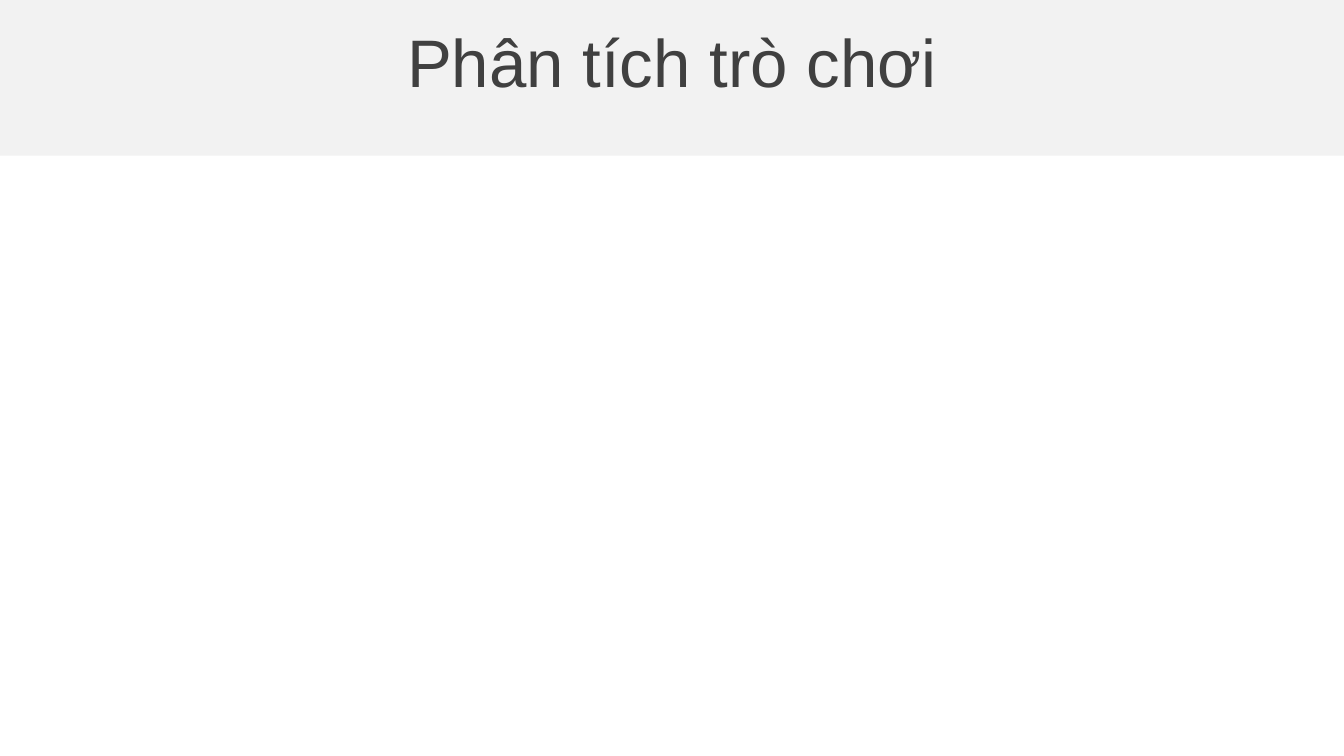
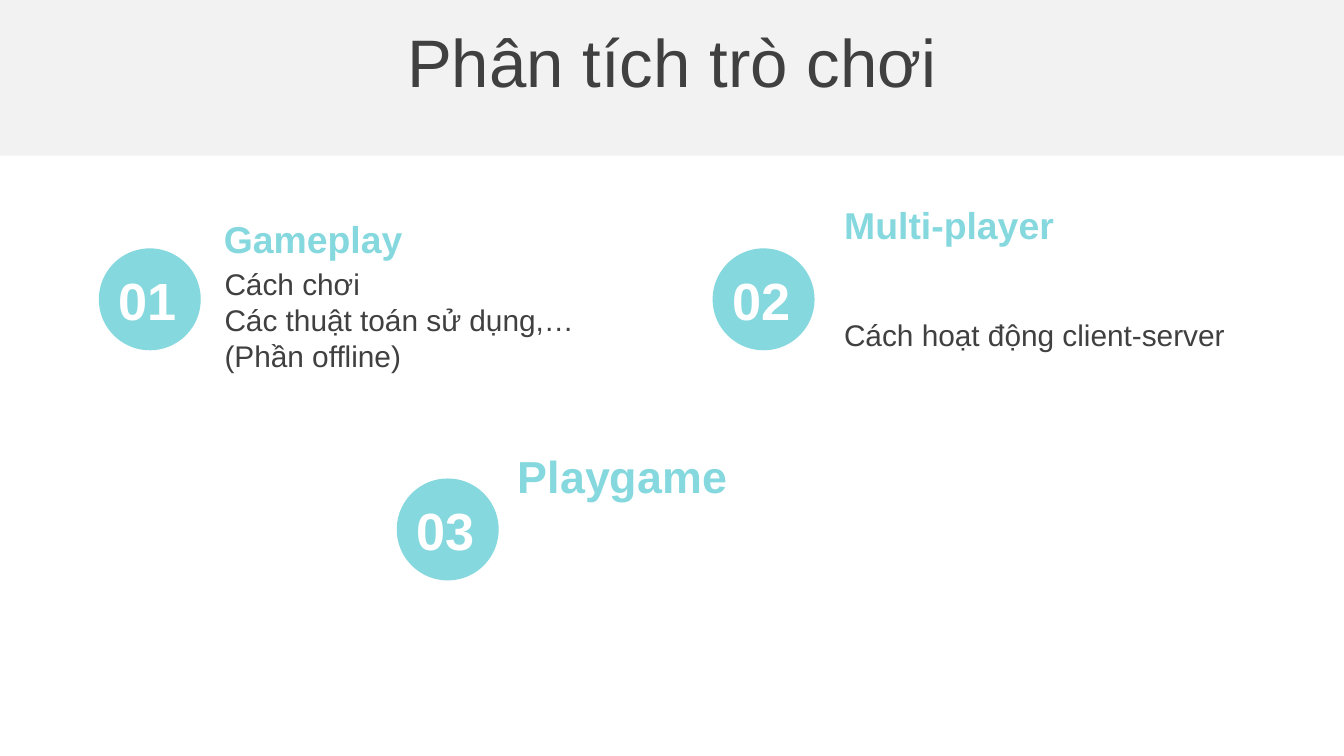
Before and after one commit to chicken-developer/legend-of-pirate, a slide deck: slide 5 of documents/Slide.pptx. Drawn at 1344x756 pixels with LibreOffice and Linux fonts; fonts in the diff are those of the drawing; background and template pictures are left out. Boxes give left, top, right and bottom in pixels: in the first picture for what was removed or moved away, otherwise in the second. Text is boxed around its words. In the diff, an @@ line names an element or a change of style, - is before the commit and + after.

```diff
--- a/documents/Slide.pptx
+++ b/documents/Slide.pptx
@@ text added at (224,226,403,260), 20 pt, text #85D8DE, bold @@
+Gameplay
@@ text added at (844,212,1054,246), 20 pt, text #85D8DE, bold @@
+Multi-player
@@ ellipse added at (99,249,202,351), fill #85D8DE @@
@@ ellipse added at (712,249,814,351), fill #85D8DE @@
@@ text added at (119,283,177,321), 28 pt, text #FFFFFF, bold @@
+01
@@ text added at (225,273,573,372), 16 pt, text #404040 @@
+Cách chơi
+Các thuật toán sử dụng,…
+(Phần offline)
@@ text added at (732,283,790,321), 28 pt, text #FFFFFF, bold @@
+02
@@ text added at (844,324,1224,352), 16 pt, text #404040 @@
+Cách hoạt động client-server
@@ ellipse added at (396,478,499,581), fill #85D8DE @@
@@ text added at (518,460,727,502), 24 pt, text #85D8DE, bold @@
+Playgame
@@ text added at (417,513,475,551), 28 pt, text #FFFFFF, bold @@
+03
```
Also in this commit, not shown: 4 other slides changed, 1 other file.
